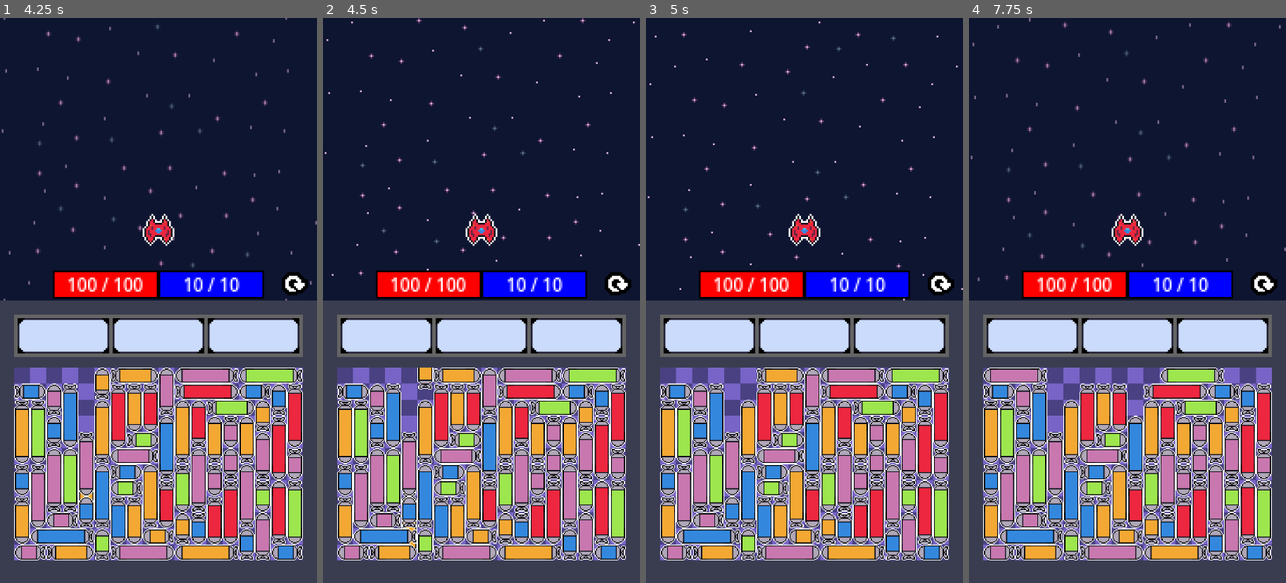
Above: before the commit, frames 1-4 (left to right).
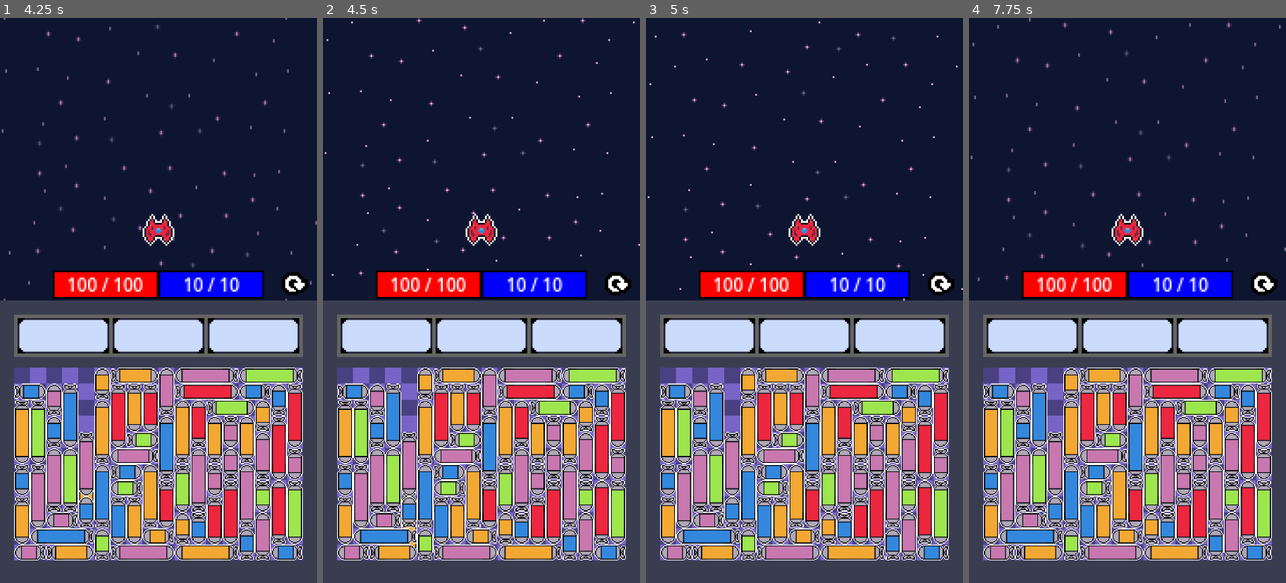
Above: after the commit, the same moments.

Repository: ZoNaDak/GalaxyPuzzleShooter_ProtoType
Game: Godot game, scene res://game/scenes/title/title_scene.tscn
The game is run twice, just before and just after one commit, with the same random seed, the same clock (stepped at 60 frames per second) and the same inputs.
Inputs (mouse positions are in pixels of both pictures, inside the frame that each line leads up to):
- Up to frame 1 (4.25 s): click "Game Start" at 0.5 s; move the mouse to (31, 373) at 1.27 s; click (31, 373) at 1.42 s; move the mouse to (63, 373) at 2.02 s; click (63, 373) at 2.17 s; click (294, 283) at 2.75 s; move the mouse to (85, 402) at 3.52 s; click (85, 402) at 3.67 s
- Up to frame 2 (4.5 s): move the mouse to (424, 385) at 4.27 s; click (424, 385) at 4.42 s
- Up to frame 3 (5 s): no input
- Up to frame 4 (7.75 s): move the mouse to (1102, 373) at 5.02 s; click (1102, 373) at 5.17 s; move the mouse to (1137, 390) at 5.77 s; click (1137, 390) at 5.92 s; move the mouse to (1175, 373) at 6.52 s; click (1175, 373) at 6.67 s; move the mouse to (1238, 373) at 7.27 s; click (1238, 373) at 7.42 s

Frame 1 is identical in both runs. In frame 2, 0.2% of the frame differs, in the area x 29-35%, y 61-68%; in frame 3, 0.3%; in frame 4, 2.7%, in the area x 4-96%, y 61-71%.

Commit message:
Add Equip Missile Logic 0

Diff:
--- a/wool-galaxy-proto/game/data/player_data.gd
+++ b/wool-galaxy-proto/game/data/player_data.gd
@@ -9,6 +9,7 @@
 var cur_mp: int
 
 var equipped_missile_datas: Array[MissileData] = []
+var _reserved_missile_count := 0;
 
 #endregion
 
@@ -28,6 +29,26 @@
 
 #region Methods
 
+func get_is_full_missile_slot() -> bool:
+    var remain_slot_count := Consts.MISSILE_SLOT_COUNT
+    for missile_data in equipped_missile_datas:
+        if missile_data != null:
+            remain_slot_count -= 1;
 
+    var result := remain_slot_count - _reserved_missile_count <= 0;
+    return result;
+
+func reserve_missile_slot() -> void:
+    _reserved_missile_count += 1;
+
+func equip_missile(missile_data: MissileData) -> bool:
+    for i in equipped_missile_datas.size():
+        if equipped_missile_datas[i] == null:
+            equipped_missile_datas[i] = missile_data;
+            _reserved_missile_count -= 1
+            return true;
+
+    LogManager.Error("Can't Equip Missile, Slot is Full", "PlayerData")
+    return false
 
 #endregion
--- a/wool-galaxy-proto/game/scenes/main/flow/states/setup_stage_flow_state.gd
+++ b/wool-galaxy-proto/game/scenes/main/flow/states/setup_stage_flow_state.gd
@@ -16,7 +16,10 @@
     _context.player.initialize()
     _context.player_ui.initialize(_context.player.player_data)
     _context.missile_slot_board.initialize()
-    _context.missile_puzzle_board.initialize()
+    _context.missile_puzzle_board.initialize(
+        _context.player.player_data.get_is_full_missile_slot,
+        _context.player.player_data.reserve_missile_slot,
+        _context.player.player_data.equip_missile)
 
     await SystemUIManager.fade_in(0.5)
 
--- a/wool-galaxy-proto/game/ui/missile_puzzle/missile_puzzle_board/missile_puzzle_board.gd
+++ b/wool-galaxy-proto/game/ui/missile_puzzle/missile_puzzle_board/missile_puzzle_board.gd
@@ -24,6 +24,10 @@
 var missiles: Array[MissilePuzzlePiece] = []
 
 var _backtrack_count := 0
+
+var _get_is_full_missile_slot_callable: Callable
+var _reserve_missile_slot_callable: Callable
+var _equip_missile_to_player_callable: Callable
 
 #endregion
 
@@ -34,9 +38,16 @@
 		or Engine.is_editor_hint():
 		initialize()
 
-func initialize():
+func initialize(
+	get_is_full_missile_slot_callable: Callable = Callable(),
+	reserve_missile_slot_callable: Callable = Callable(),
+	equip_missile_to_player_callable: Callable = Callable()):
 	if not Engine.is_editor_hint():
 		resized.connect(_on_resized)
+
+	_get_is_full_missile_slot_callable = get_is_full_missile_slot_callable
+	_reserve_missile_slot_callable = reserve_missile_slot_callable
+	_equip_missile_to_player_callable = equip_missile_to_player_callable
 
 	_initialize_grid()
 	_update_layout()
@@ -210,7 +221,11 @@
 	missile.name = "Missile_%s_%s" % [missile_data.grid_pos, missile.get_instance_id()]
 	_missile_parent.add_child(missile)
 
-	missile.initialize(missile_data, get_is_missile_exited_board)
+	missile.initialize(missile_data, false,
+		get_is_missile_exited_board,
+		_get_is_full_missile_slot_callable,
+		_reserve_missile_slot_callable,
+		equip_missile)
 
 	for cell in missile.get_my_grid_cells():
 		grid[cell.y][cell.x] = missile.get_instance_id()
@@ -244,4 +259,18 @@
 
 #endregion
 
-#endregion
+#region Equip Missile
+
+func equip_missile(missile_piece : MissilePuzzlePiece):
+	var cells := missile_piece.get_my_grid_cells()
+	for cell in cells:
+		grid[cell.y][cell.x] = null
+
+	_equip_missile_to_player_callable.call(missile_piece.missile_data)
+
+	missiles.erase(missile_piece)
+	missile_piece.queue_free()
+
+#endregion
+
+#endregion
--- a/wool-galaxy-proto/game/ui/missile_puzzle/missile_puzzle_pieces/missile_puzzle_piece.gd
+++ b/wool-galaxy-proto/game/ui/missile_puzzle/missile_puzzle_pieces/missile_puzzle_piece.gd
@@ -34,7 +34,10 @@
 
 #region Callable
 
-var _check_exited_board_callable: Callable
+var _get_is_missile_exited_board: Callable
+var _get_is_full_missile_slot_callable: Callable
+var _reserve_missile_slot_callable: Callable
+var _equip_missile_callable: Callable
 
 #endregion
 
@@ -44,15 +47,22 @@
 
 func _ready():
 	if DebugUtils.try_center_if_root(self):
-		initialize(missile_data, Callable(), true)
-
-func initialize(data: MissileData, check_exited_board_callable: Callable,
-	is_root: bool = false) -> void:
+		initialize(missile_data, true)
+
+func initialize(data: MissileData,
+	is_root: bool = false,
+	get_is_missile_exited_board: Callable = Callable(),
+	get_is_full_missile_slot_callable: Callable = Callable(),
+	reserve_missile_slot_callable: Callable = Callable(),
+	equip_missile_callable: Callable = Callable()) -> void:
 	if _is_initialized:
 		return
 
 	missile_data = data
-	_check_exited_board_callable = check_exited_board_callable
+	_get_is_missile_exited_board = get_is_missile_exited_board
+	_get_is_full_missile_slot_callable = get_is_full_missile_slot_callable
+	_reserve_missile_slot_callable = reserve_missile_slot_callable
+	_equip_missile_callable = equip_missile_callable
 
 	_setup_size()
 	_load_sprite()
@@ -64,10 +74,6 @@
 			 + _get_grid_pos_offset()
 
 	_state = MoveState.IDLE
-
-	# LogManager.info("initialize : %s %s %s" %
-	# 	 [missile_data.grid_pos, _get_grid_pos_offset(), position],
-	# 	 "MissilePuzzlePiece")
 
 	_is_initialized = true
 
@@ -90,11 +96,12 @@
 
 func _gui_input(event: InputEvent) -> void:
 	if _state != MoveState.IDLE \
-		or _check_exited_board_callable.is_null():
+		or _get_is_missile_exited_board.is_null():
 		return
 
 	if event is InputEventMouseButton and event.pressed \
-		and event.button_index == MOUSE_BUTTON_LEFT:
+		and event.button_index == MOUSE_BUTTON_LEFT \
+		and not _get_is_full_missile_slot_callable.call():
 		setup_for_move()
 
 #endregion
@@ -207,11 +214,12 @@
 
 func setup_for_move() -> void:
 	_state = MoveState.MOVE_FOR_EQUIP
+	_reserve_missile_slot_callable.call()
 
 func move_for_equip(delta: float) -> void:
 	var move_vector := EnumUtils.direction_to_vector(missile_data.direction)
 	position += move_vector * MISSILE_CONFIG.move_speed * delta
-	if(_check_exited_board_callable.call(self)):
+	if(_get_is_missile_exited_board.call(self)):
 		_state = MoveState.WAIT_EXIT
 
 func move_to_origin(delta: float) -> void:
@@ -219,6 +227,7 @@
 
 func wait_leave(delta: float) -> void:
 	_state = MoveState.EXITED_BOARD
+	_equip_missile_callable.call(self)
 	LogManager.info("Missile Exited Board: %s" % missile_data.grid_pos, "MissilePuzzlePiece")
 
 #endregion
